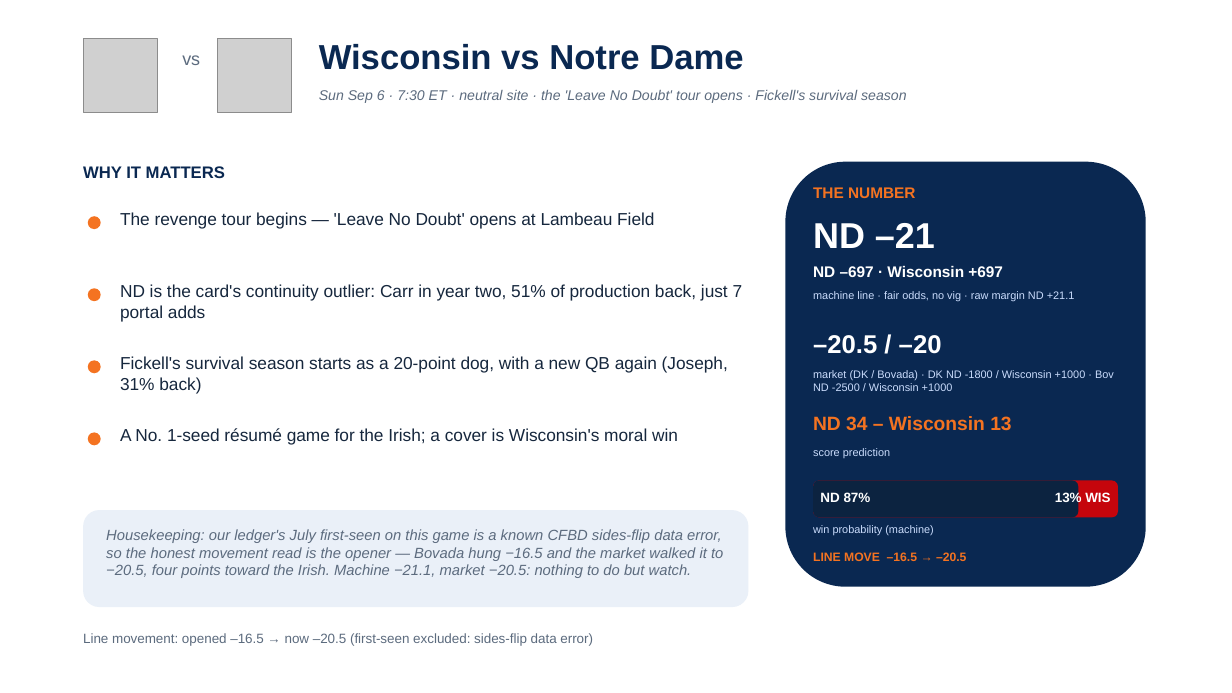
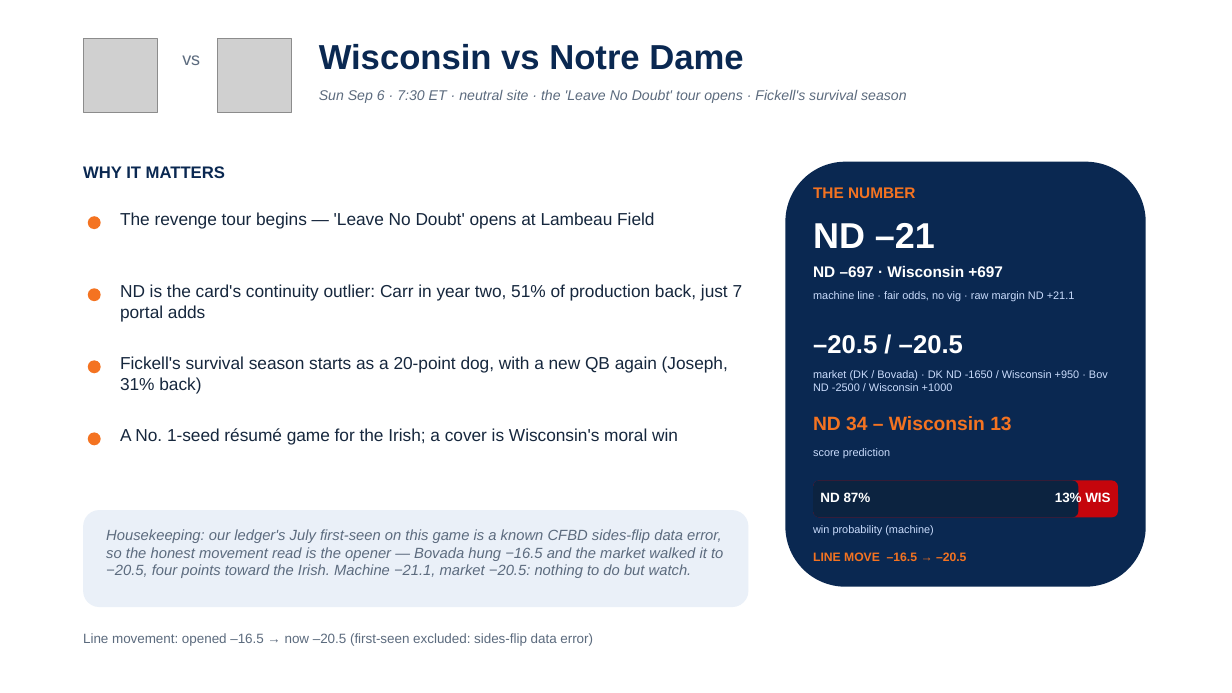
Before and after one commit to lucasalvarezflorida-lab/ncaa-fbs-analytics, a slide deck: slide 12 of decks/2026_Week1_Episode2.pptx. Drawn at 1232x693 pixels with LibreOffice and Linux fonts; fonts in the diff are those of the drawing; grey boxes stand for pictures. Boxes give left, top, right and bottom in pixels: in the first picture for what was removed or moved away, otherwise in the second. Text is boxed around its words. In the diff, an @@ line names an element or a change of style, - is before the commit and + after.

```diff
--- a/decks/2026_Week1_Episode2.pptx
+++ b/decks/2026_Week1_Episode2.pptx
@@ text at (813,335,963,354): text changed @@
-–20.5 / –20
+–20.5 / –20.5
@@ text at (813,370,1108,391): text changed @@
-market (DK / Bovada) · DK ND -1800 / Wisconsin +1000 · Bov ND -2500 / Wisconsin +1000
+market (DK / Bovada) · DK ND -1650 / Wisconsin +950 · Bov ND -2500 / Wisconsin +1000
```
Also in this commit, not shown: 6 other slides changed, 2 other files.
